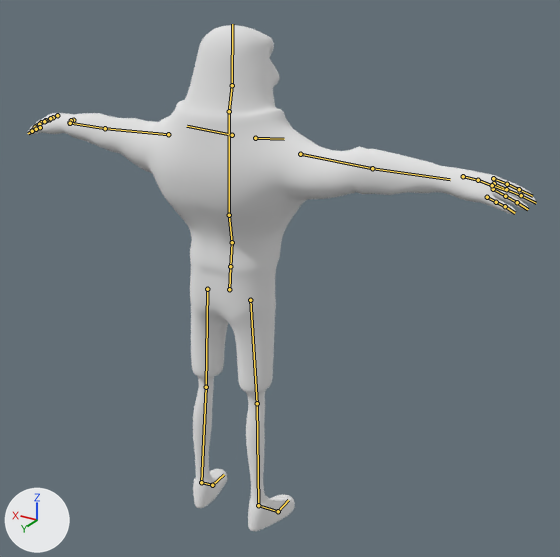
An edit to the Blender file Seahawk Humanoid/Blend/SeahawkHumanoid.blend, drawn before and after from the same camera.
The view is the same before and after, from a 50 mm lens placed at (-140.0, 201.0, 200.0), pointed at (-11.0, -14.0, 93.0). Lighting does not change. The marker at lower left points along +X, +Y and +Z. Both versions are drawn at frame 10 of the action 'ArmatureAction'; the numbers are the values there. The bones that bend it are drawn over the model as lines.

The first picture shows 'seahawkModel'.
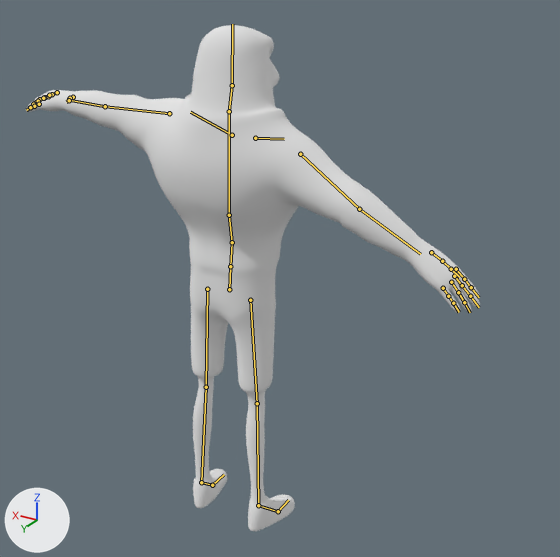
Boxes (x1, y1, x2, y2) around the edits, measured in the pictures (560 x 557 px):
'seahawkModel', posed (11% narrower): before (27, 25, 536, 531); after (26, 25, 480, 531)
bone 'Clavical L', root to tip: before (232, 135) to (187, 126); after (232, 135) to (190, 112)
bone 'Upper Arm L', root to tip: before (168, 134) to (105, 128); after (169, 113) to (105, 106)
bone 'Upper Arm R', root to tip: before (300, 154) to (372, 168); after (300, 154) to (359, 209)

The edits, one by one:
Bone 'Clavical L' (bone_clavical_l) turns from (0, 0, 0) to (18, -8, 2) degrees about its own x, y and z.
Bone 'Upper Arm L' (bone_upper_arm_l) turns from (-4, -6, 64) to (-2, -5, 45) degrees about its own x, y and z.
Bone 'Upper Arm R' (bone_upper_arm_r) turns from (-10, 3, -63) to (-5, 3, -34) degrees about its own x, y and z.
